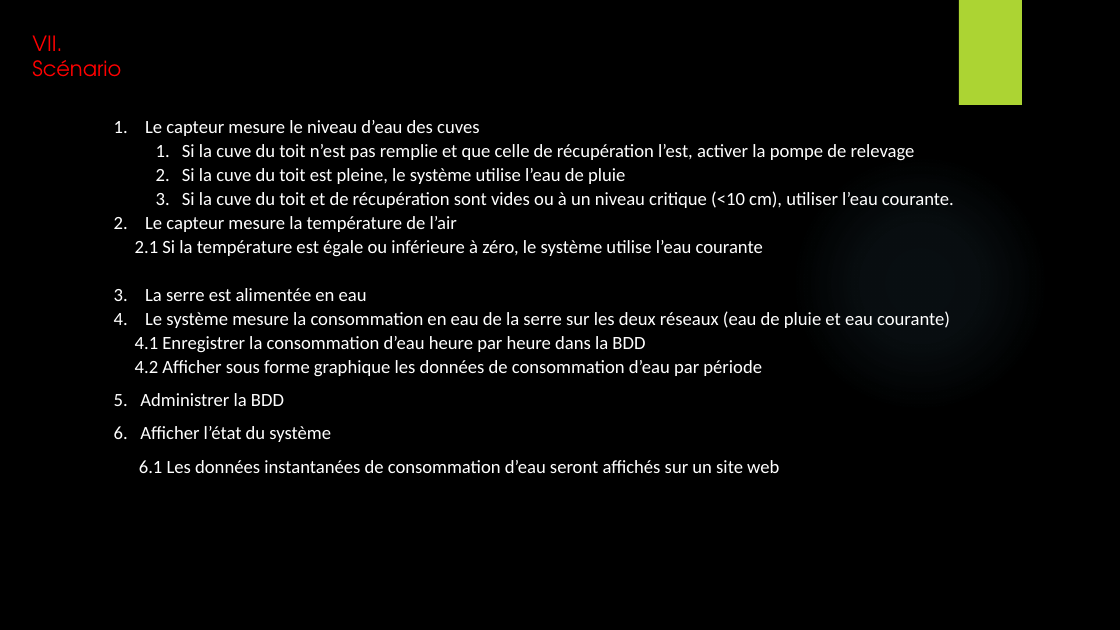
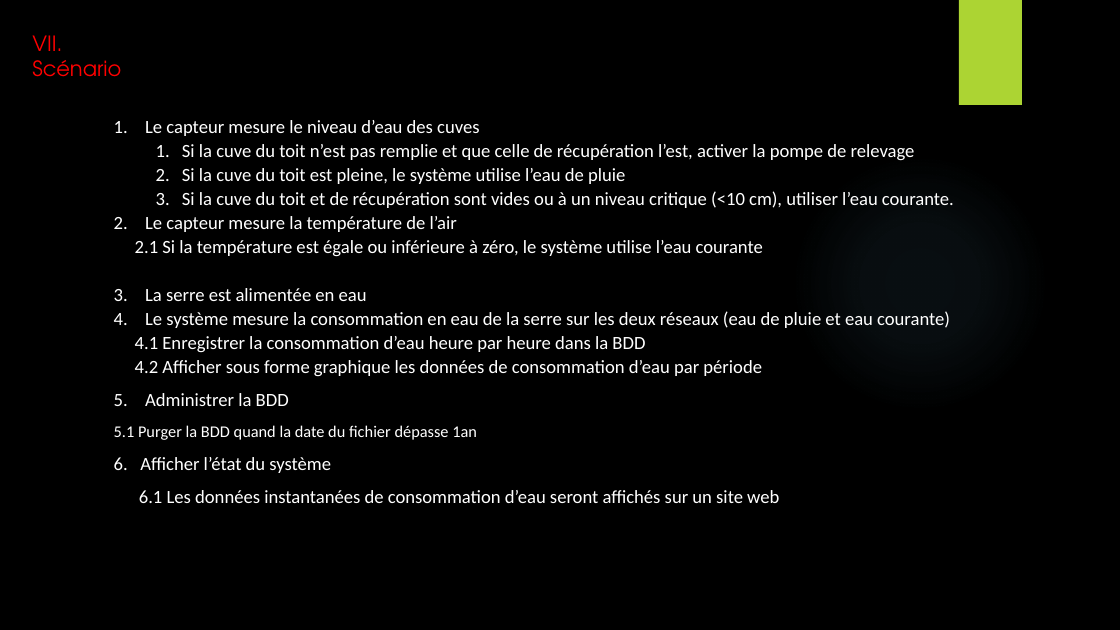
Before and after one commit to EnzoCotte/Projet-Approvisionnement-serre, a slide deck: slide 14 of Presentation revue 0 projet serre.pptx. Drawn at 1120x630 pixels with LibreOffice and Linux fonts; fonts in the diff are those of the drawing; background and template pictures are left out. Boxes give left, top, right and bottom in pixels: in the first picture for what was removed or moved away, otherwise in the second. Text is boxed around its words. In the diff, an @@ line names an element or a change of style, - is before the commit and + after.

Commit message:
scénario

```diff
--- a/Presentation revue 0 projet serre.pptx
+++ b/Presentation revue 0 projet serre.pptx
@@ text at <box>114,393,477,440</box>: text changed; size 16 to 14 pt @@
-5. Administrer la BDD
+5. Administrer la BDD
+5.1 Purger la BDD quand la date du fichier dépasse 1an
```
